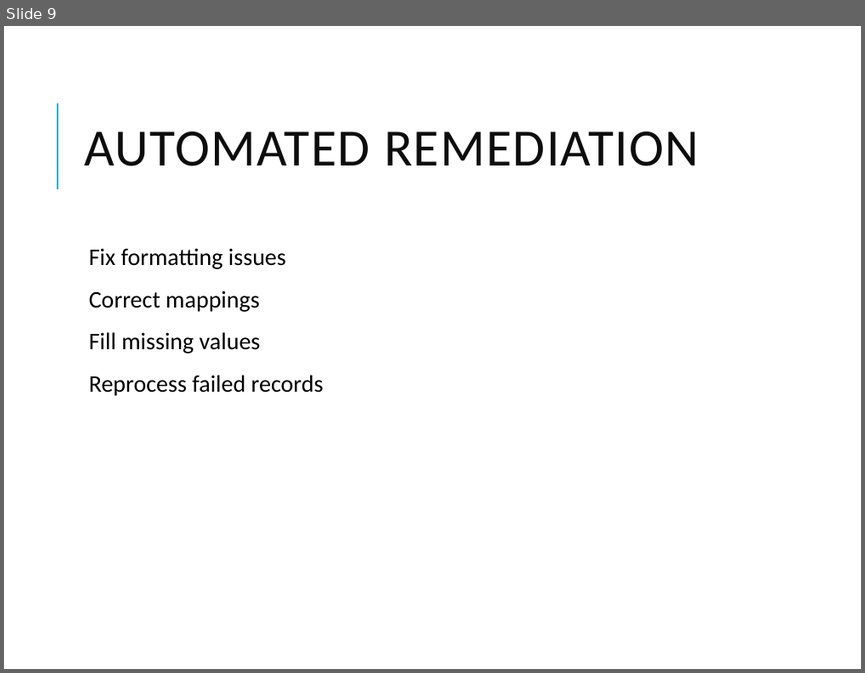
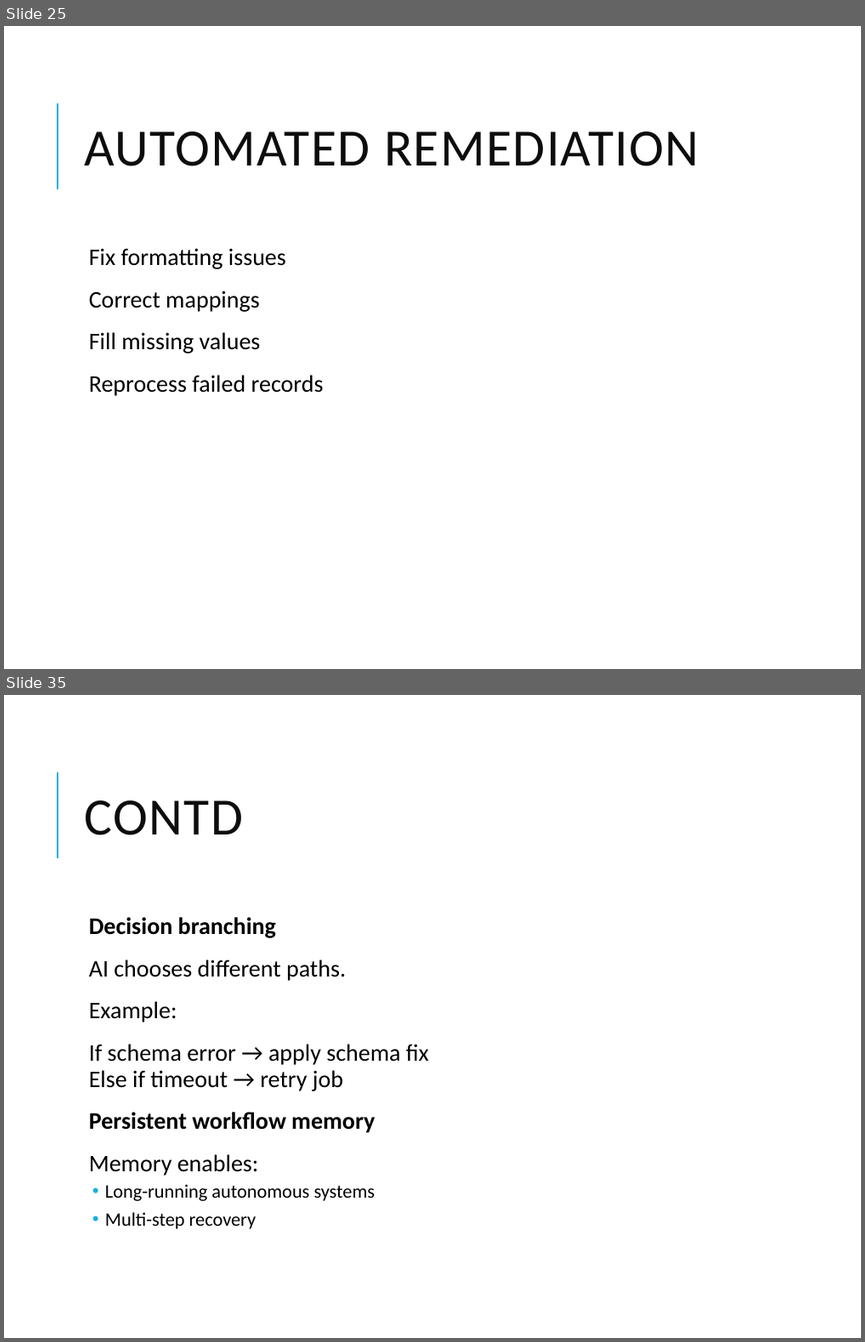
Before and after one commit to vikash-verma-profile/SIG-GENAI-May-2026, a slide deck: Week-3/Day-2/Autonomous_AI_Data_Quality_Self_Healing_Pipelines.pptx. Shown one above the other, each under a label of ours: slide 9 before the commit, slides 25 and 35 after it; the slides between them are not shown. The pictures are 865x673 and 865x1342 pixels, drawn with LibreOffice and Linux fonts; fonts in the diff are those of the drawing. Boxes give left, top, right and bottom in pixels: in the first picture for what was removed or moved away, otherwise in the second. Text is boxed around its words. In the diff, an @@ line names an element or a change of style, - is before the commit and + after.

```diff
--- a/Week-3/Day-2/Autonomous_AI_Data_Quality_Self_Healing_Pipelines.pptx
+++ b/Week-3/Day-2/Autonomous_AI_Data_Quality_Self_Healing_Pipelines.pptx
@@ slide 35 added at (x1=4, y1=695, x2=861, y2=1338), background #FFFFFF; not listed: 1 template element that a slide beside it also shows @@
@@ title added at (x1=85, y1=800, x2=243, y2=835), 44 pt, text #0D0D0D @@
+CONTD
@@ text added at (x1=89, y1=917, x2=429, y2=1229), 20 pt, text #000000 @@
+  Decision branching
+  AI chooses different paths.
+  Example:
+  If schema error → apply schema fix
+  Else if timeout → retry job
+  Persistent workflow memory
+  Memory enables:
+  • Long-running autonomous systems
+  • Multi-step recovery
@@ what was slide 9 is now slide 25 @@
```
Also in this commit, not shown: 11 slides changed, 25 other slides added, 2 other files.
